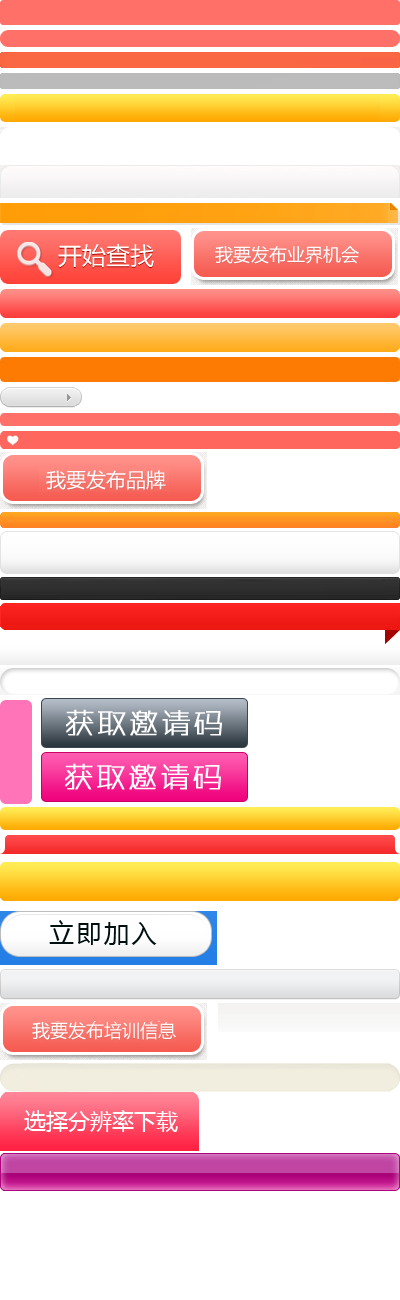
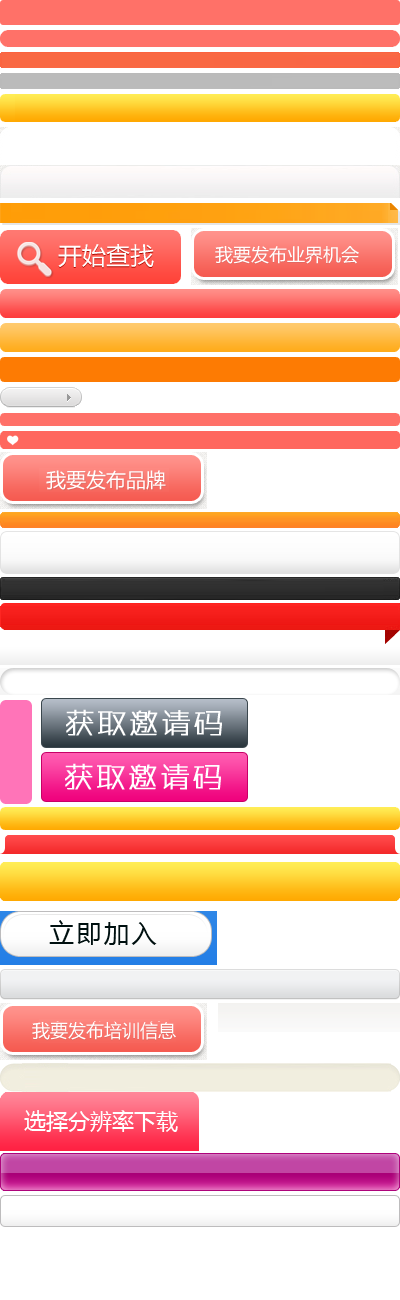
Layer changes from the first 400 x 1300 image to the second:
added layer "图层 52" above "图层 50" over [0, 1195, 400, 1227]
